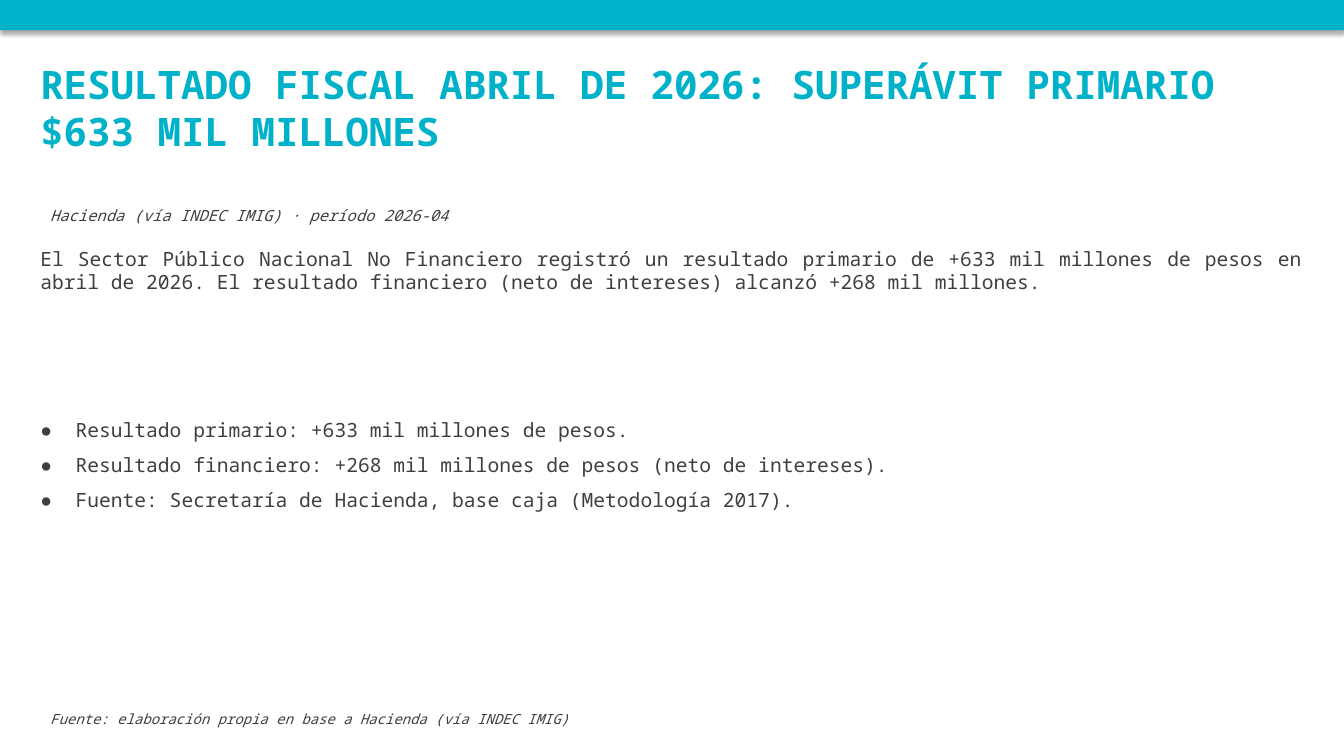
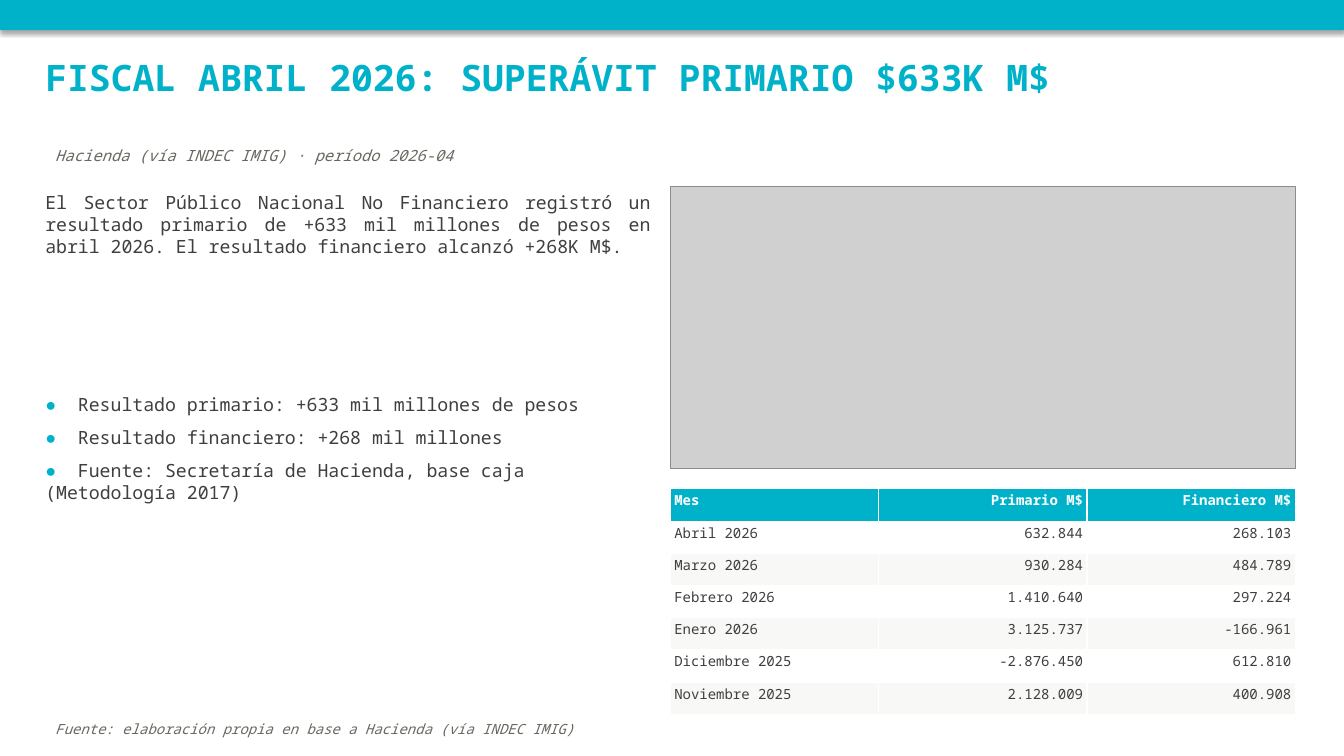
Before and after one commit to nwalovnik/boludos-ppt, a slide deck: slide 7 of publicaciones_semana.pptx. Drawn at 1344x756 pixels with LibreOffice and Linux fonts; fonts in the diff are those of the drawing; grey boxes stand for pictures. Boxes give left, top, right and bottom in pixels: in the first picture for what was removed or moved away, otherwise in the second. Text is boxed around its words. In the diff, an @@ line names an element or a change of style, - is before the commit and + after.

```diff
--- a/publicaciones_semana.pptx
+++ b/publicaciones_semana.pptx
@@ text at [45,58,1050,93]: text changed; size 28 to 26 pt @@
-RESULTADO FISCAL ABRIL DE 2026: SUPERÁVIT PRIMARIO $633 MIL MILLONES
+FISCAL ABRIL 2026: SUPERÁVIT PRIMARIO $633K M$
@@ text "Hacienda (vía INDEC IMIG) · ...": place and size @@
-text "Hacienda (vía INDEC IMIG) · ..." at [50,209,449,225]
+text "Hacienda (vía INDEC IMIG) · ..." at [55,149,454,165]
@@ text "Hacienda (vía INDEC IMIG) · ..." at [55,149,454,165]: text colour #3F3F3F to #6A6760 @@
@@ text at [45,195,651,254]: text changed; size 14 to 13 pt @@
-El Sector Público Nacional No Financiero registró un resultado primario de +633 mil millones de pesos en abril de 2026. El resultado financiero (neto de intereses) alcanzó +268 mil millones.
+El Sector Público Nacional No Financiero registró un resultado primario de +633 mil millones de pesos en abril 2026. El resultado financiero alcanzó +268K M$.
@@ picture added at [670,187,1296,469] @@
@@ text at [45,397,579,504]: text changed; size 14 to 13 pt @@
-● Resultado primario: +633 mil millones de pesos.
-● Resultado financiero: +268 mil millones de pesos (neto de intereses).
-● Fuente: Secretaría de Hacienda, base caja (Metodología 2017).
+● Resultado primario: +633 mil millones de pesos
+● Resultado financiero: +268 mil millones
+● Fuente: Secretaría de Hacienda, base caja (Metodología 2017)
@@ table added at [670,489,1297,715], 7 rows, 3 columns @@
+Mes | Primario M$ | Financiero M$
+Abril 2026 | 632.844 | 268.103
+Marzo 2026 | 930.284 | 484.789
+Febrero 2026 | 1.410.640 | 297.224
+Enero 2026 | 3.125.737 | -166.961
+Diciembre 2025 | -2.876.450 | 612.810
+Noviembre 2025 | 2.128.009 | 400.908
@@ text "Fuente: elaboración propia en base ..." at [55,723,574,738]: text colour #3F3F3F to #6A6760 @@
@@ text "Fuente: elaboración propia en base ...": place and size @@
-text "Fuente: elaboración propia en base ..." at [50,713,569,728]
+text "Fuente: elaboración propia en base ..." at [55,723,574,738]
```
Also in this commit, not shown: 7 other slides changed, 1 other file.
